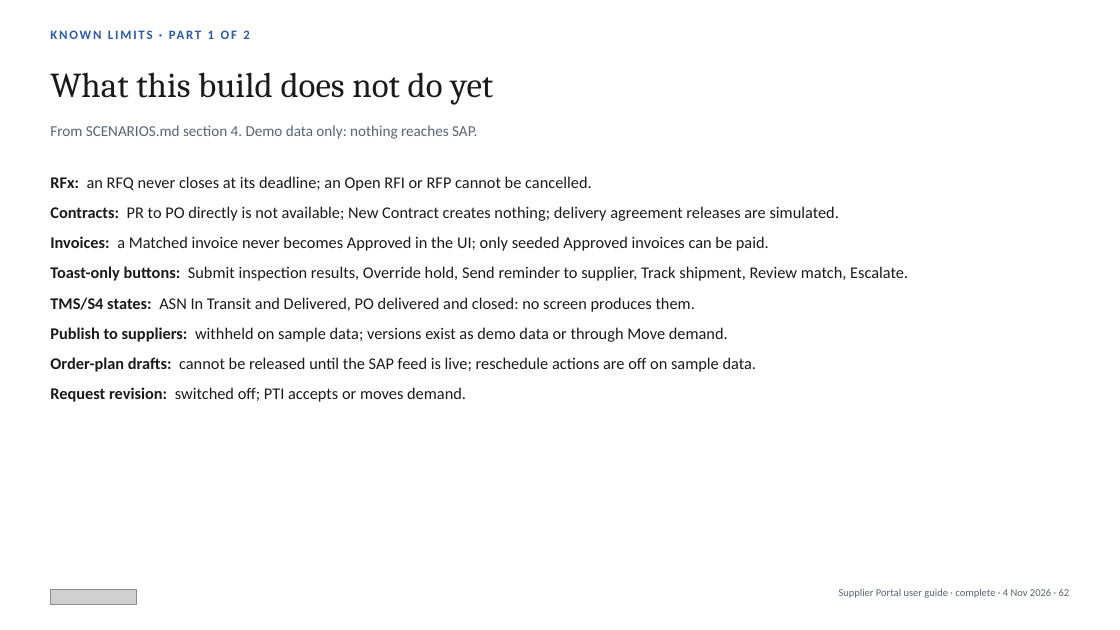
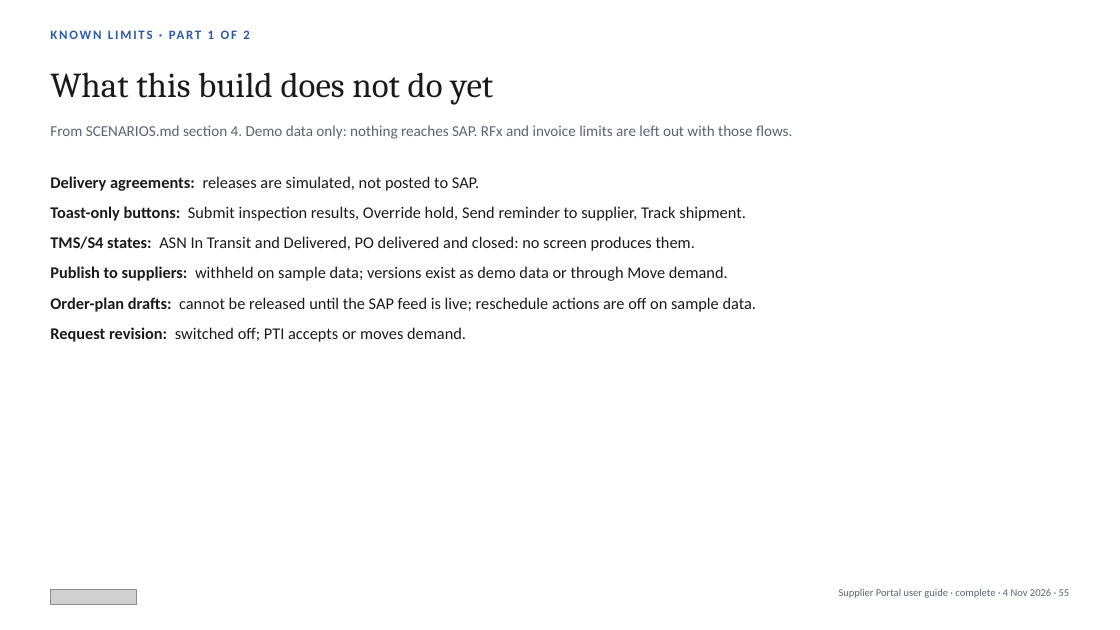
Before and after one commit to javal999/paragon-supplier-portal, a slide deck: slide 55 of docs/supplier-hub/user-guide/Paragon-Supplier-Portal-User-Guide.pptx (slide 62 before the commit). Drawn at 1120x630 pixels with LibreOffice and Linux fonts; fonts in the diff are those of the drawing; grey boxes stand for pictures. Boxes give left, top, right and bottom in pixels: in the first picture for what was removed or moved away, otherwise in the second. Text is boxed around its words. In the diff, an @@ line names an element or a change of style, - is before the commit and + after.

```diff
--- a/docs/supplier-hub/user-guide/Paragon-Supplier-Portal-User-Guide.pptx
+++ b/docs/supplier-hub/user-guide/Paragon-Supplier-Portal-User-Guide.pptx
@@ text at (50,125,792,139): text changed @@
-From SCENARIOS.md section 4. Demo data only: nothing reaches SAP.
+From SCENARIOS.md section 4. Demo data only: nothing reaches SAP. RFx and invoice limits are left out with those flows.
@@ text at (50,176,746,221): text changed @@
-• RFx: an RFQ never closes at its deadline; an Open RFI or RFP cannot be cancelled.
-• Contracts: PR to PO directly is not available; New Contract creates nothing; delivery agreement releases are simulated.
-• Invoices: a Matched invoice never becomes Approved in the UI; only seeded Approved invoices can be paid.
-• Toast-only buttons: Submit inspection results, Override hold, Send reminder to supplier, Track shipment, Review match, Escalate.
+• Delivery agreements: releases are simulated, not posted to SAP.
+• Toast-only buttons: Submit inspection results, Override hold, Send reminder to supplier, Track shipment.
@@ text at (839,588,1070,598): text changed @@
-Supplier Portal user guide · complete · 4 Nov 2026 · 62
+Supplier Portal user guide · complete · 4 Nov 2026 · 55
```
Also in this commit, not shown: 48 other slides changed, 7 slides removed, 9 other files.
